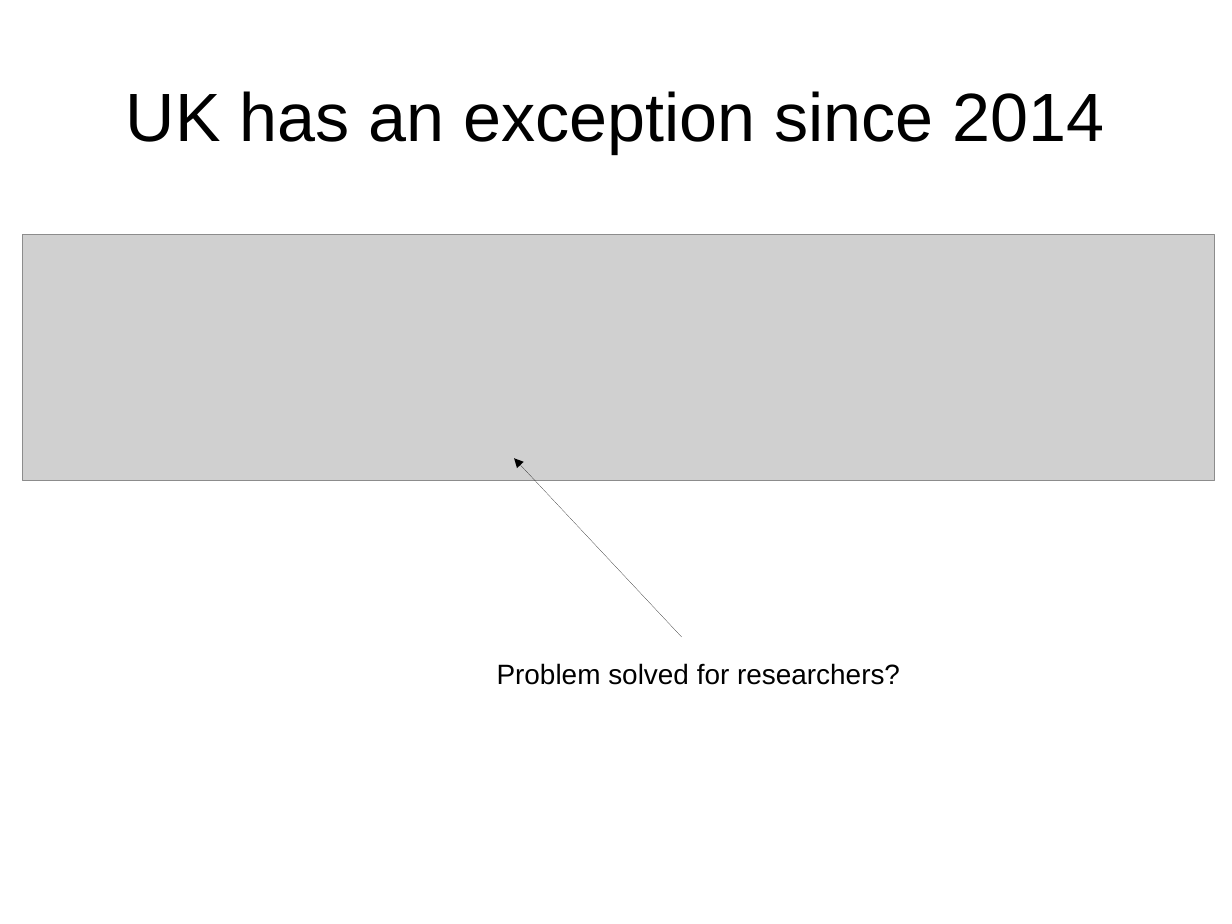
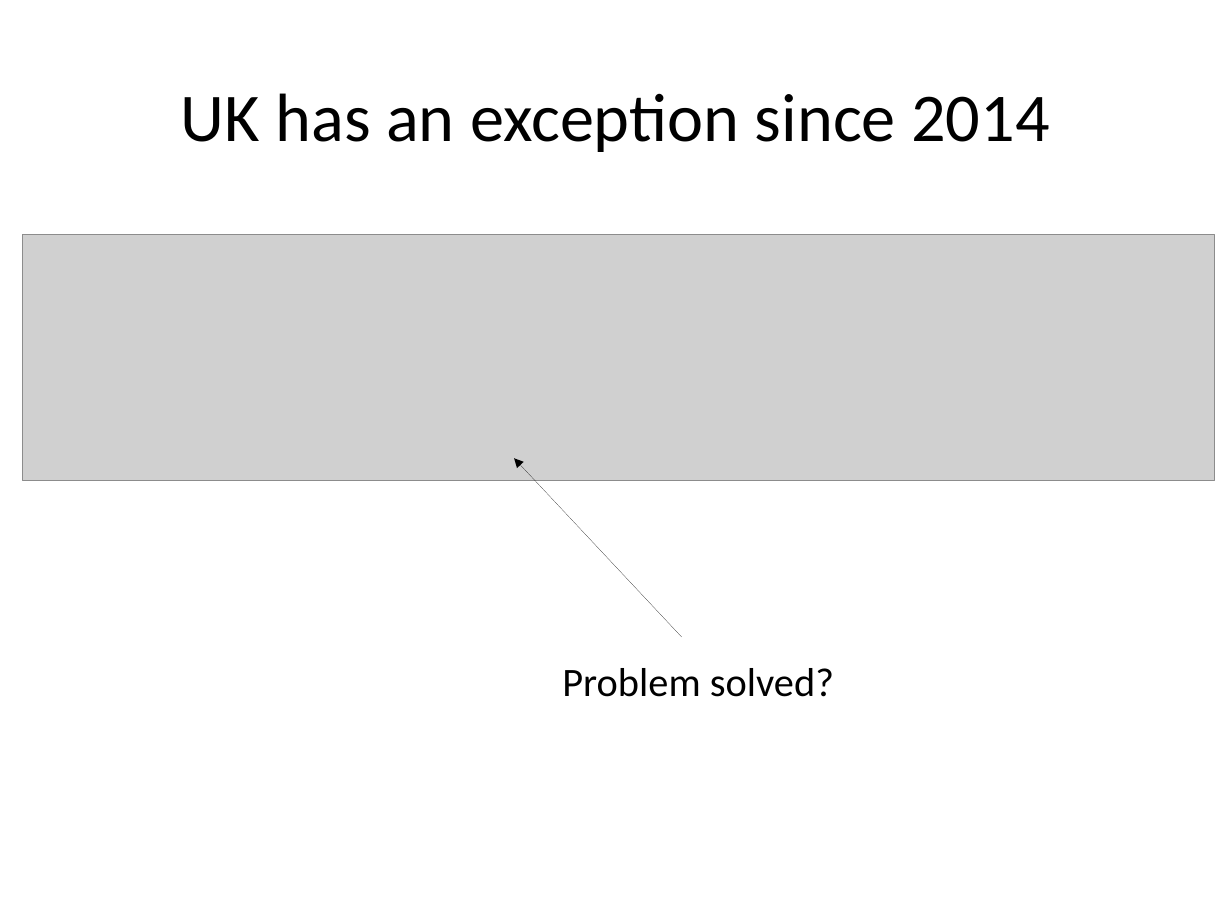
Before and after one commit to chartgerink/talks, a slide deck: slide 28 of 2016_2017/20170621tdm-ep/presentation.odp (slide 22 before the commit). Drawn at 1232x924 pixels with LibreOffice and Linux fonts; fonts in the diff are those of the drawing; grey boxes stand for pictures. Boxes give left, top, right and bottom in pixels: in the first picture for what was removed or moved away, otherwise in the second. Text is boxed around its words. In the diff, an @@ line names an element or a change of style, - is before the commit and + after.

```diff
--- a/2016_2017/20170621tdm-ep/presentation.odp
+++ b/2016_2017/20170621tdm-ep/presentation.odp
@@ title "UK has an exception since ..." at [181,93,1049,152]: font Arial to Calibri @@
@@ text at [562,668,834,697]: text changed; size 18 to 26 pt; font Arial to Calibri @@
-Problem solved for researchers?
+Problem solved?
```
Also in this commit, not shown: 26 other slides changed, 15 slides added, 6 slides removed, 2 other files.
